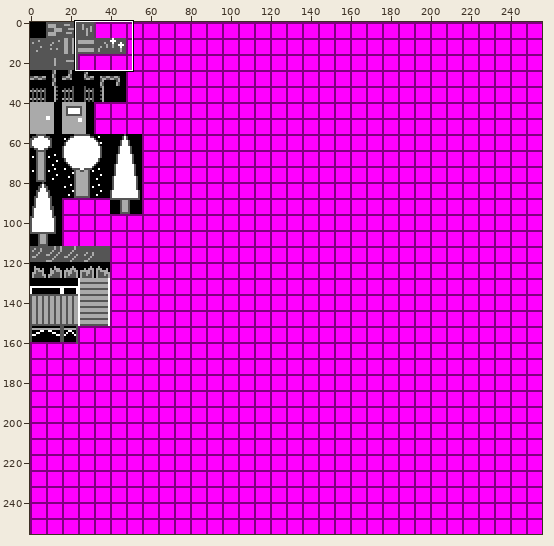
Sprite sheet: res/Tiles/tile_sheet.png. Above: a wide view before the commit, with the close-up outlined.
Close-up. The starting point:
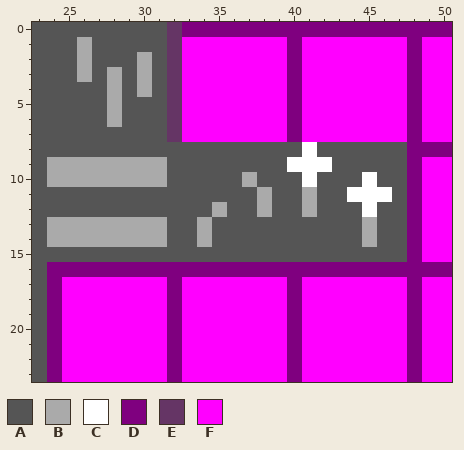
The file is 256x256 pixels. Colours within 5 levels of each other are drawn and written as one. Shown: x 23..50, y 0..23.
Palette (. is transparent): A #555555  B #aaaaaa  C #ffffff  D #7f007f  E #653565  F #ff00ff
Pixels before, first column x 23:
 0 AAAAAAAAAEDDDDDDDDDDDDDDDDDD
 1 AAABAAAAAEFFFFFFFDFFFFFFFDFF
 2 AAABAAABAEFFFFFFFDFFFFFFFDFF
 3 AAABABABAEFFFFFFFDFFFFFFFDFF
 4 AAAAABABAEFFFFFFFDFFFFFFFDFF
 5 AAAAABAAAEFFFFFFFDFFFFFFFDFF
 6 AAAAABAAAEFFFFFFFDFFFFFFFDFF
 7 AAAAAAAAAEFFFFFFFDFFFFFFFDFF
 8 AAAAAAAAAAAAAAAAAACAAAAAADDD
 9 ABBBBBBBBAAAAAAAACCCAAAAADFF
10 ABBBBBBBBAAAAABAAACAAACAADFF
11 AAAAAAAAAAAAAAABAABAACCCADFF
12 AAAAAAAAAAAABAABAABAAACAADFF
13 ABBBBBBBBAABAAAAAAAAAABAADFF
14 ABBBBBBBBAABAAAAAAAAAABAADFF
15 AAAAAAAAAAAAAAAAAAAAAAAAADFF
16 ADDDDDDDDDDDDDDDDDDDDDDDDDDD
17 ADFFFFFFFDFFFFFFFDFFFFFFFDFF
18 ADFFFFFFFDFFFFFFFDFFFFFFFDFF
19 ADFFFFFFFDFFFFFFFDFFFFFFFDFF
20 ADFFFFFFFDFFFFFFFDFFFFFFFDFF
21 ADFFFFFFFDFFFFFFFDFFFFFFFDFF
22 ADFFFFFFFDFFFFFFFDFFFFFFFDFF
23 ADFFFFFFFDFFFFFFFDFFFFFFFDFF
After:
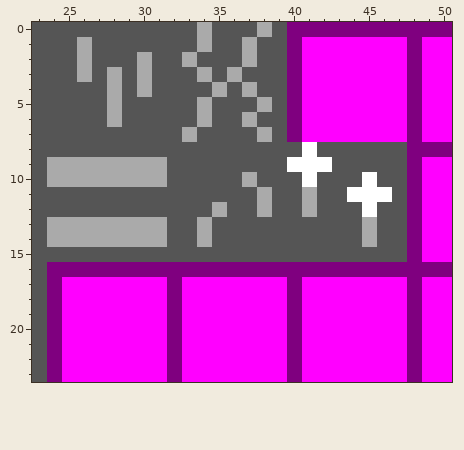
What changed:
Changed rows in their new state; - is an unchanged pixel.
first column x 32:
 0 AABAAABA
 1 AABAABAA
 2 ABAAABAA
 3 AABABAAA
 4 AAABABAA
 5 AABAAABA
 6 AABAABAA
 7 ABAAAABA
Boxes around the changes in both close-ups, in picture pixels (x1, y1, x2, y2):
changed: (167, 22, 287, 142)
